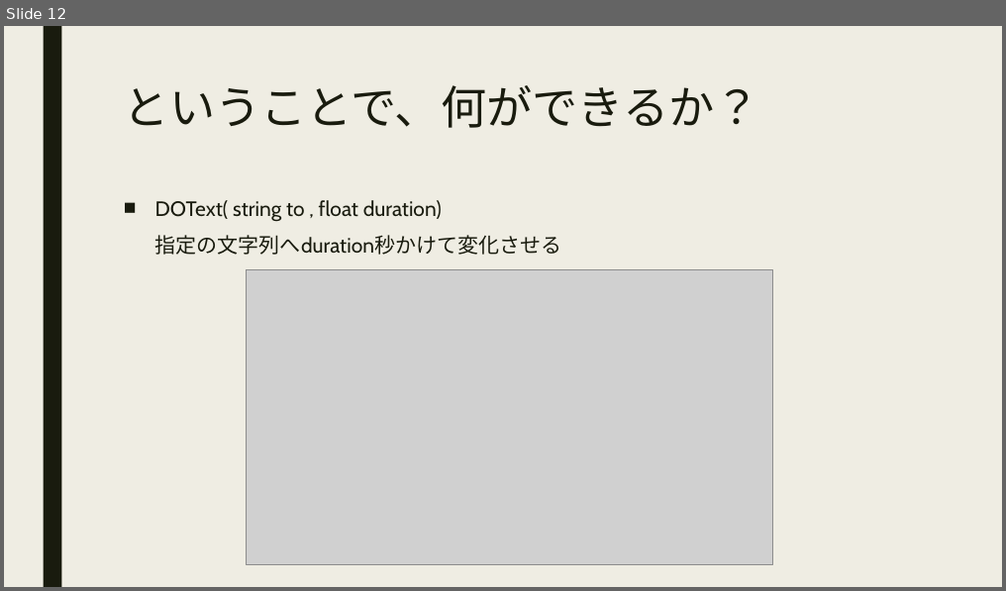
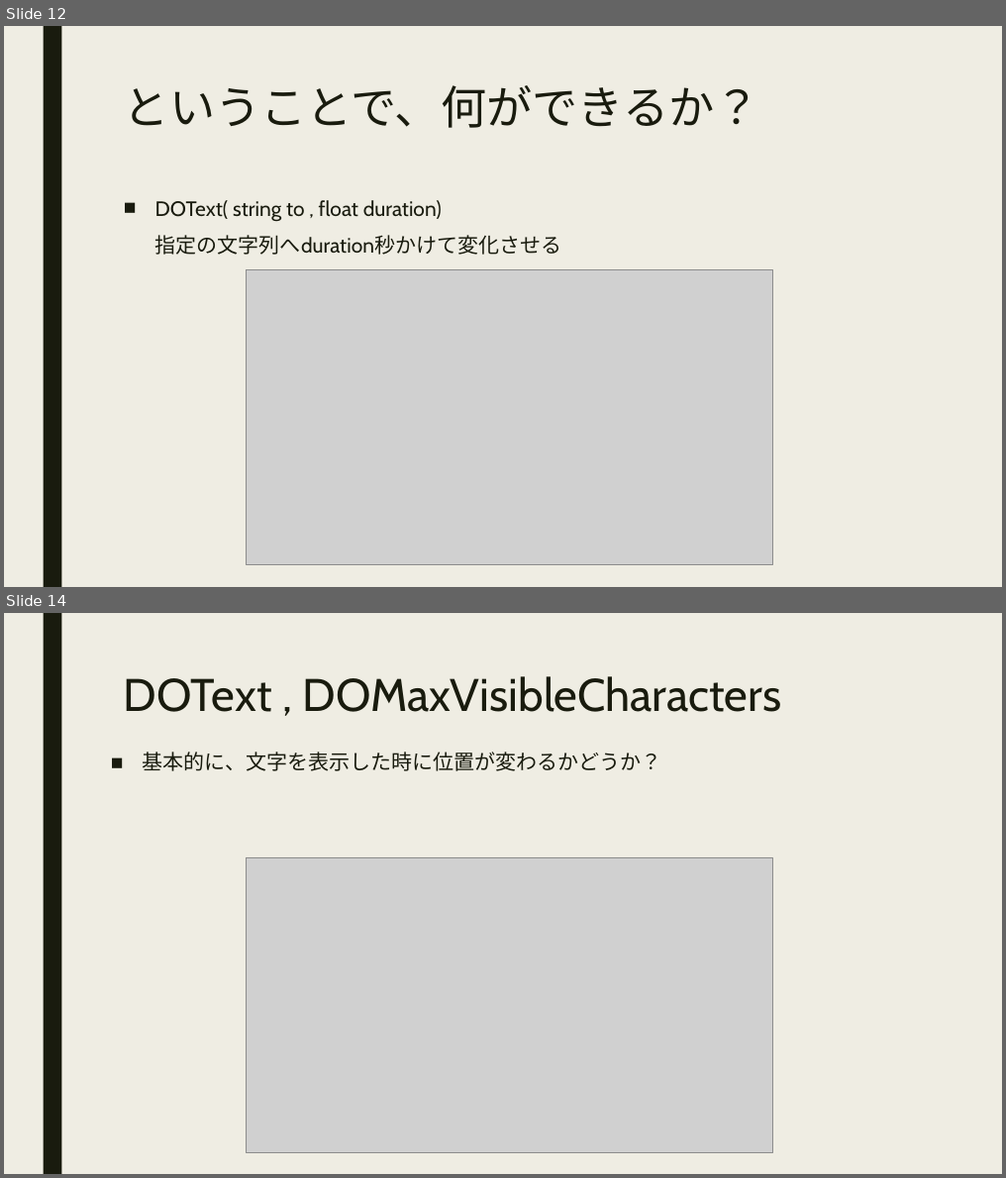
Before and after one commit to hopesnow/Study, a slide deck: RHStudy/Documents/TextMeshPro_r-hatase.pptx. Shown one above the other, each under a label of ours: slide 12 before the commit, slides 12 and 14 after it; the slides between them are not shown. The pictures are 1006x591 and 1006x1178 pixels, drawn with LibreOffice and Linux fonts; fonts in the diff are those of the drawing; grey boxes stand for pictures. Boxes give left, top, right and bottom in pixels: in the first picture for what was removed or moved away, otherwise in the second. Text is boxed around its words. In the diff, an @@ line names an element or a change of style, - is before the commit and + after.

```diff
--- a/RHStudy/Documents/TextMeshPro_r-hatase.pptx
+++ b/RHStudy/Documents/TextMeshPro_r-hatase.pptx
@@ slide 14 added at box(4, 613, 1002, 1174), background #EFEDE3; not listed: 1 template element that a slide beside it also shows @@
@@ title added at box(124, 676, 782, 712), 44 pt, text #191B0E @@
+DOText , DOMaxVisibleCharacters
@@ text added at box(143, 752, 662, 771), 20 pt, text #191B0E @@
+■ 基本的に、文字を表示した時に位置が変わるかどうか？
@@ picture added at box(246, 858, 773, 1154) @@
```
Also in this commit, not shown: 2 other slides added, 1 slide removed.
